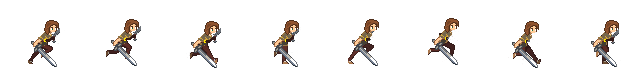
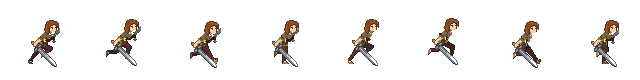
Layered file, before and after one edit (640x80). Changes by layer:
painted on "Layer" over [40, 26, 616, 44]
